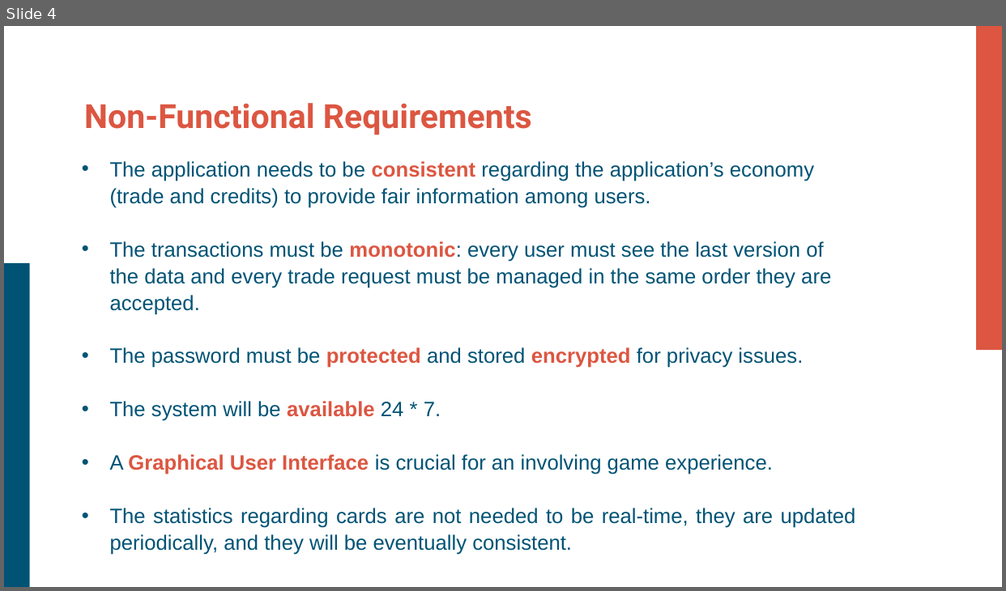
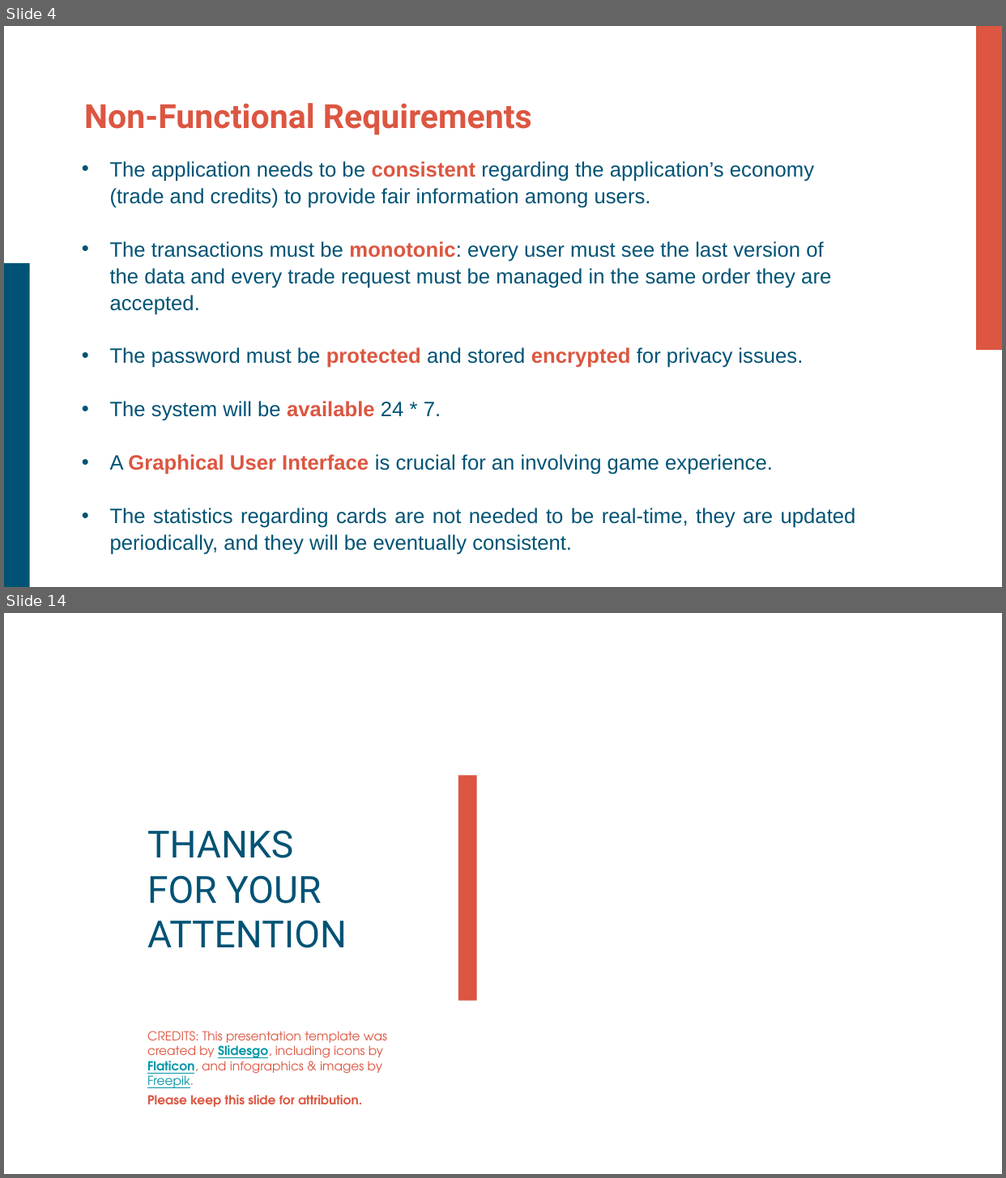
Before and after one commit to Plaza99/FantaManager, a slide deck: FantaManager-Presentation.pptx. Shown one above the other, each under a label of ours: slide 4 before the commit, slides 4 and 14 after it; the slides between them are not shown. The pictures are 1006x591 and 1006x1178 pixels, drawn with LibreOffice and Linux fonts; fonts in the diff are those of the drawing; background and template pictures are left out. Boxes give left, top, right and bottom in pixels: in the first picture for what was removed or moved away, otherwise in the second. Text is boxed around its words. In the diff, an @@ line names an element or a change of style, - is before the commit and + after.

```diff
--- a/FantaManager-Presentation.pptx
+++ b/FantaManager-Presentation.pptx
@@ slide 14 added at bbox=[4, 613, 1002, 1174], background picture (left out) @@
@@ rectangle added at bbox=[458, 776, 477, 1001], fill #DC5641 @@
@@ title added at bbox=[147, 830, 347, 948], 36 pt, text #005375 @@
+THANKS
+FOR YOUR
+ATTENTION
@@ text added at bbox=[147, 1031, 387, 1107], 12 pt, text #DC5641 @@
+CREDITS: This presentation template was created by Slidesgo, including icons by Flaticon, and infographics & images by Freepik.
+Please keep this slide for attribution.
```
Also in this commit, not shown: 5 slides changed, 6 other slides added, 2 slides removed.
